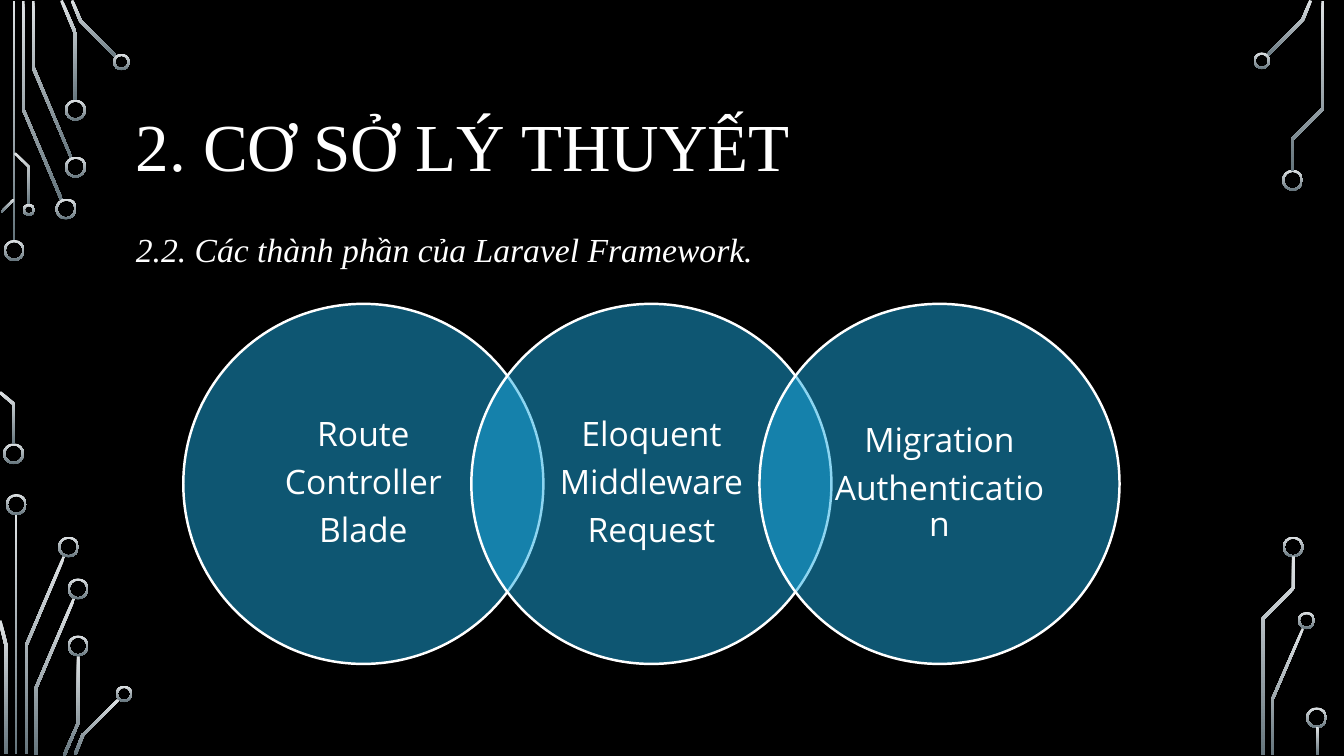
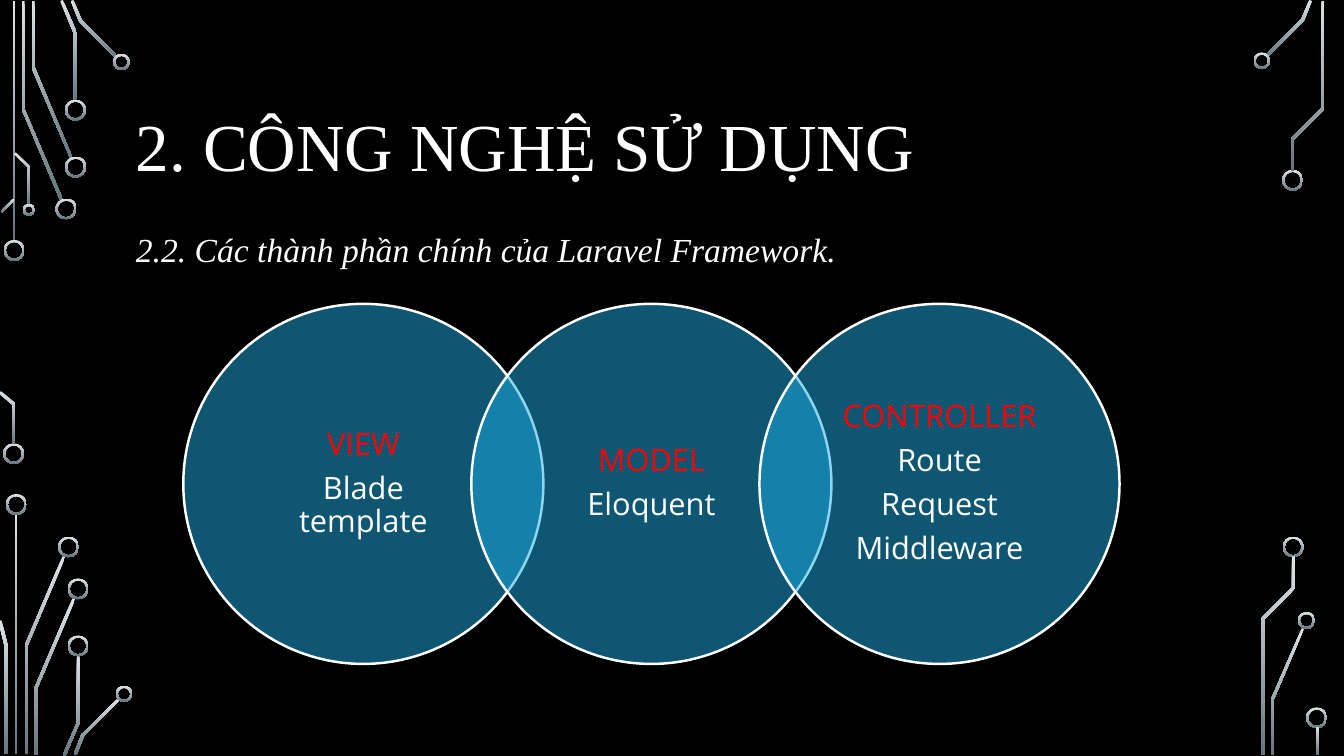
Before and after one commit to kiet1022/DoanHoiIT, a slide deck: slide 8 of FileBC/SlideBaoCaoVer2NotComplete.pptx (slide 7 before the commit). Drawn at 1344x756 pixels with LibreOffice and Linux fonts; fonts in the diff are those of the drawing; background and template pictures are left out. Boxes give left, top, right and bottom in pixels: in the first picture for what was removed or moved away, otherwise in the second. Text is boxed around its words. In the diff, an @@ line names an element or a change of style, - is before the commit and + after.

```diff
--- a/FileBC/SlideBaoCaoVer2NotComplete.pptx
+++ b/FileBC/SlideBaoCaoVer2NotComplete.pptx
@@ title at [136, 119, 914, 182]: text changed @@
-2. CƠ SỞ LÝ THUYẾT
+2. CÔNG NGHỆ SỬ DỤNG
@@ text at [136, 237, 836, 269]: text changed @@
-2.2. Các thành phần của Laravel Framework.
+2.2. Các thành phần chính của Laravel Framework.
@@ text at [843, 404, 1037, 560]: text changed; size 24 to 22 pt @@
-Migration
-Authentication
+CONTROLLER
+Route
+Request
+Middleware
@@ text at [299, 433, 427, 540]: text changed; size 24 to 22 pt @@
-Route
-Controller
-Blade
+VIEW
+Blade template
@@ text at [598, 448, 705, 472]: paragraph added @@
+MODEL
@@ text at [560, 468, 743, 550]: paragraphs removed @@
-Middleware
-Request
@@ text at [587, 491, 715, 523]: size 24 to 22 pt in "Eloquent" @@
```
Also in this commit, not shown: 7 other slides changed, 2 slides added, 4 slides removed.
